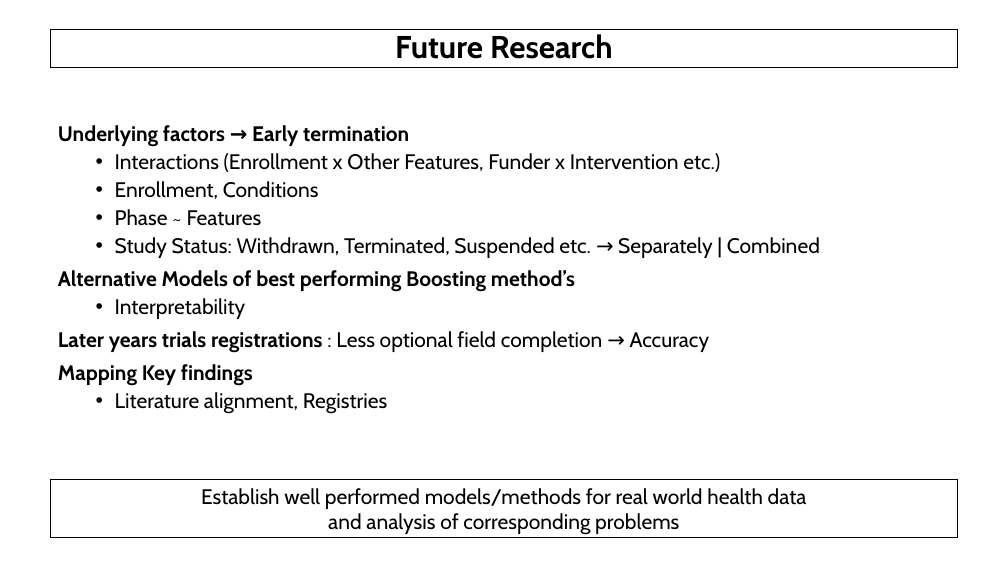
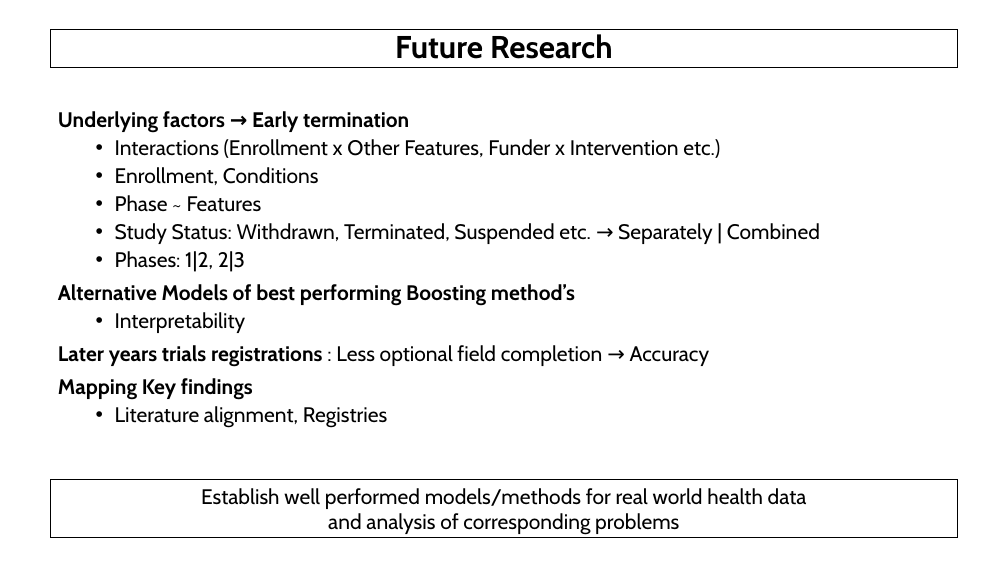
Before and after one commit to AndreouEugenia/Thesis, a slide deck: slide 30 of Thesis_Presentation.pptx. Drawn at 1008x567 pixels with LibreOffice and Linux fonts; fonts in the diff are those of the drawing; background and template pictures are left out. Boxes give left, top, right and bottom in pixels: in the first picture for what was removed or moved away, otherwise in the second. Text is boxed around its words. In the diff, an @@ line names an element or a change of style, - is before the commit and + after.

```diff
--- a/Thesis_Presentation.pptx
+++ b/Thesis_Presentation.pptx
@@ text at (115, 251, 245, 272): paragraph added @@
+  • Phases: 1|2, 2|3
```
Also in this commit, not shown: 5 other slides changed, 2 other files.
